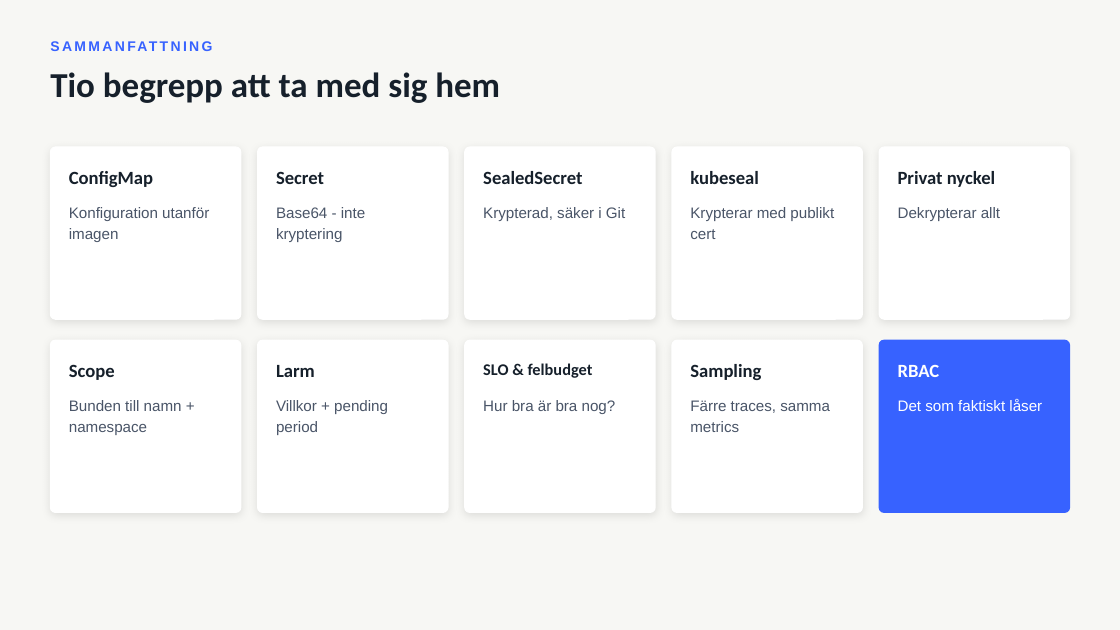
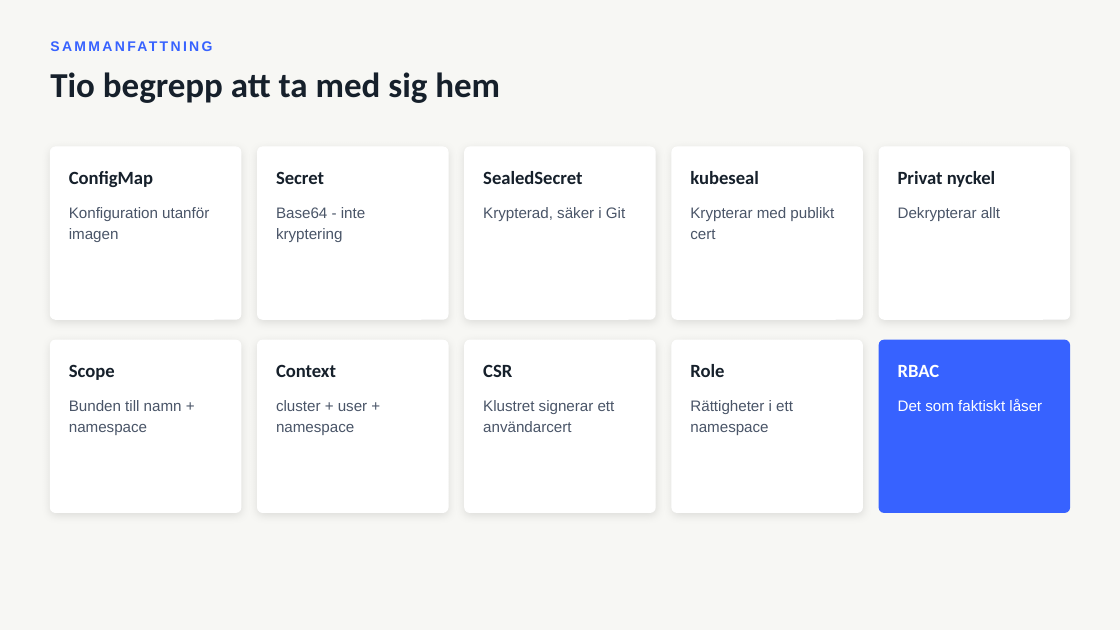
Before and after one commit to LennartAJansson/Kubernetes, a slide deck: slide 34 of Kubernetes - Konfiguration, hemligheter och drift.pptx (slide 43 before the commit). Drawn at 1120x630 pixels with LibreOffice and Linux fonts; fonts in the diff are those of the drawing. Boxes give left, top, right and bottom in pixels: in the first picture for what was removed or moved away, otherwise in the second. Text is boxed around its words. In the diff, an @@ line names an element or a change of style, - is before the commit and + after.

```diff
--- a/Kubernetes - Konfiguration, hemligheter och drift.pptx
+++ b/Kubernetes - Konfiguration, hemligheter och drift.pptx
@@ text at (276,364,336,377): text changed @@
-Larm
+Context
@@ text at (483,364,512,377): text changed; size 14 to 16 pt @@
-SLO & felbudget
+CSR
@@ text at (690,364,724,377): text changed @@
-Sampling
+Role
@@ text at (276,400,367,435): text changed @@
-Villkor + pending period
+cluster + user + namespace
@@ text at (483,400,615,432): text changed @@
-Hur bra är bra nog?
+Klustret signerar ett användarcert
@@ text at (690,400,793,435): text changed @@
-Färre traces, samma metrics
+Rättigheter i ett namespace
```
Also in this commit, not shown: 7 other slides changed, 9 slides removed, 12 other files.
